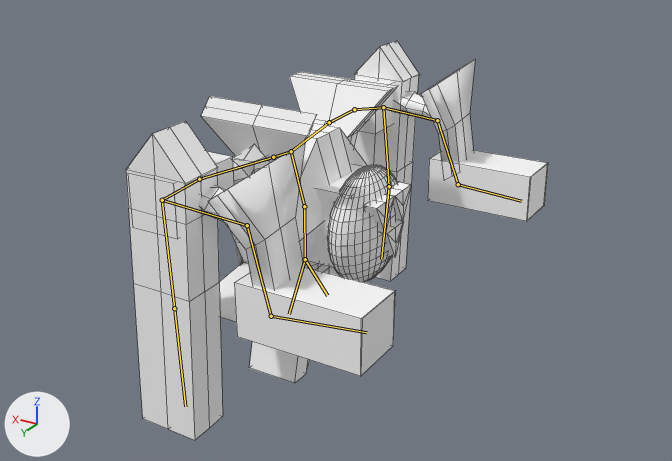
What one commit did to the FBX model Resources/enemyrush/enemyrush.fbx.
Rendered twice from a 50 mm lens placed at (-8.07, 12.32, 8.32), pointed at (-0.58, -0.17, 2.08). The axes (+X, +Y, +Z) are drawn at lower left. The lights are the same throughout. The bones that bend it are drawn over the model as lines. Mesh edges are drawn as thin lines.

In view in the first picture: '立方体.006_立方体.015'.
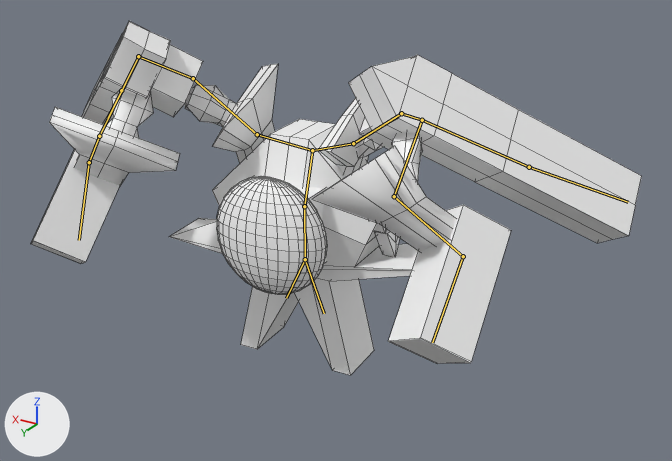
The newer file adds an action. The first version stands in its rest pose; the second is drawn at frame 21 of the action 'アーマチュア|アーマチュア|アーマチュア|アーマチュア|アー'.

The change, as a list of edits to the scene's bpy script:
```text
Change bone_bone:
    where bone_bone = bpy.data.objects['アーマチュア'].pose.bones['Bone']
    bone_bone.rotation_quaternion: (1.0, 0.0, 0.0, 0.0) -> (0.728, 0.0, -0.686, 0.0)  # degrees (0, 0, 0) -> degrees (0, -87, 0)
Change bone_bone_006:
    where bone_bone_006 = bpy.data.objects['アーマチュア'].pose.bones['Bone.006']  # child of 'Bone.005'
    bone_bone_006.rotation_quaternion: (1.0, 0.0, 0.0, 0.0) -> (0.857, -0.401, 0.298, 0.124)  # degrees (0, 0, 0) -> degrees (-51, 38, -2)
Change bone_bone_011:
    where bone_bone_011 = bpy.data.objects['アーマチュア'].pose.bones['Bone.011']  # child of 'Bone.004'
    bone_bone_011.rotation_quaternion: (1.0, 0.0, 0.0, 0.0) -> (0.853, 0.441, -0.245, 0.135)  # degrees (0, 0, 0) -> degrees (54, -32, 1)
Change bone_bone_019:
    where bone_bone_019 = bpy.data.objects['アーマチュア'].pose.bones['Bone.019']  # child of 'Bone.018'
    bone_bone_019.rotation_quaternion: (1.0, 0.0, 0.0, 0.0) -> (0.998, -0.069, 0.004, 0.0)  # degrees (0, 0, 0) -> degrees (-8, 0, 0)
Change bone_bone_002:
    where bone_bone_002 = bpy.data.objects['アーマチュア'].pose.bones['Bone.002']
    bone_bone_002.rotation_quaternion: (1.0, 0.0, 0.0, 0.0) -> (0.728, 0.0, 0.613, -0.307)  # degrees (0, 0, 0) -> degrees (-57, 63, -82)
Change bone_bone_003:
    where bone_bone_003 = bpy.data.objects['アーマチュア'].pose.bones['Bone.003']
    bone_bone_003.rotation_quaternion: (1.0, 0.0, 0.0, 0.0) -> (0.728, 0.0, 0.595, -0.341)  # degrees (0, 0, 0) -> degrees (-54, 60, -83)
```

Where the change shows, as pixel boxes (x1, y1, x2, y2) in the pictures (672 x 461 px):
'立方体.006_立方体.015', posed (44% wider, 11% shorter): before (126, 40, 548, 440); after (31, 21, 641, 375)
bone 'Bone.006', root to tip: before (329, 122) to (354, 109); after (353, 143) to (401, 113)
bone 'Bone.011', root to tip: before (273, 157) to (199, 179); after (257, 134) to (193, 78)
bone 'Bone.019', root to tip: before (247, 225) to (271, 316); after (99, 136) to (89, 162)
bone 'Bone.002', root to tip: before (305, 259) to (289, 314); after (305, 259) to (286, 298)
bone 'Bone.003', root to tip: before (305, 259) to (327, 295); after (305, 259) to (324, 313)
